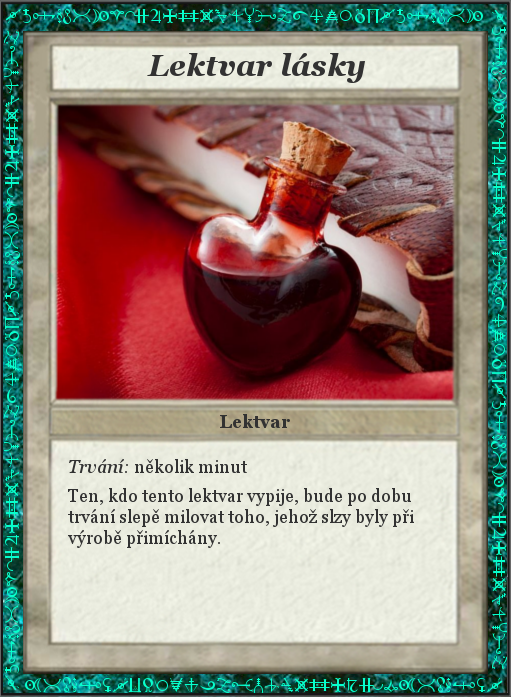
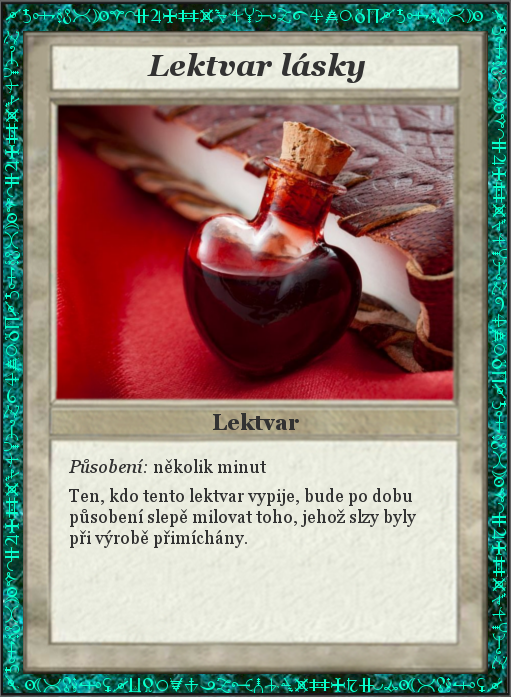
Layer changes from the first w=511, h=697 image to the second:
painted on "Lektvar" over [213, 413, 299, 430]
renamed "Trvání: několik minut ..." to "Působení: několik minut ...", painted on it over [68, 459, 416, 548]
